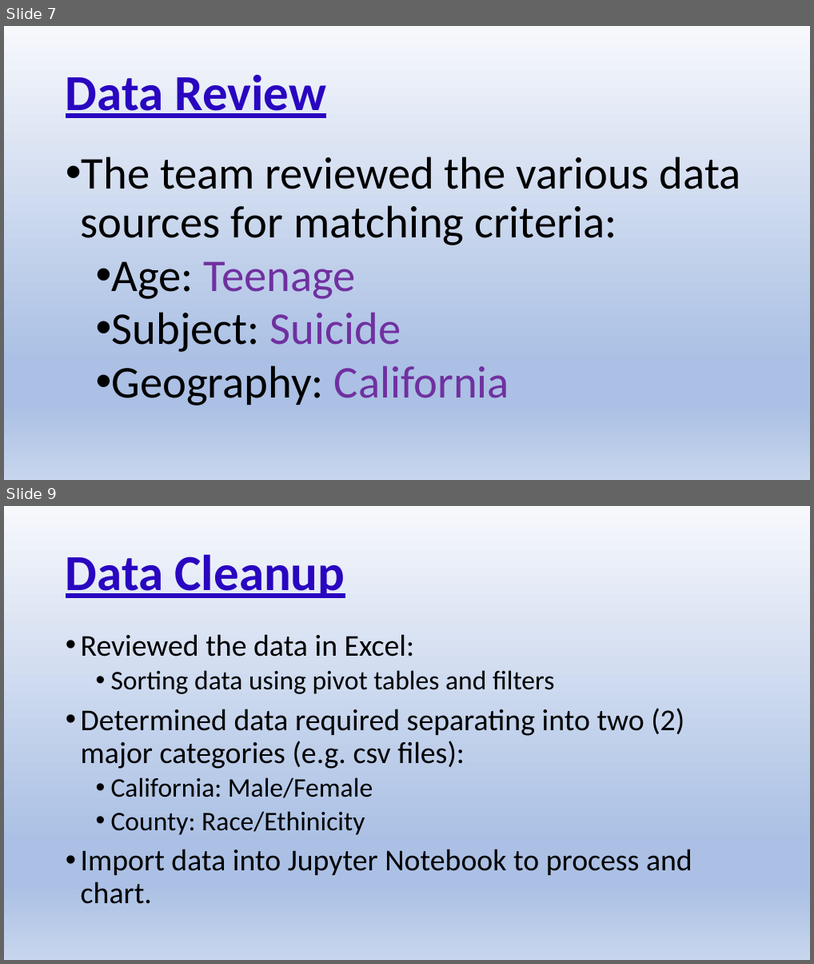
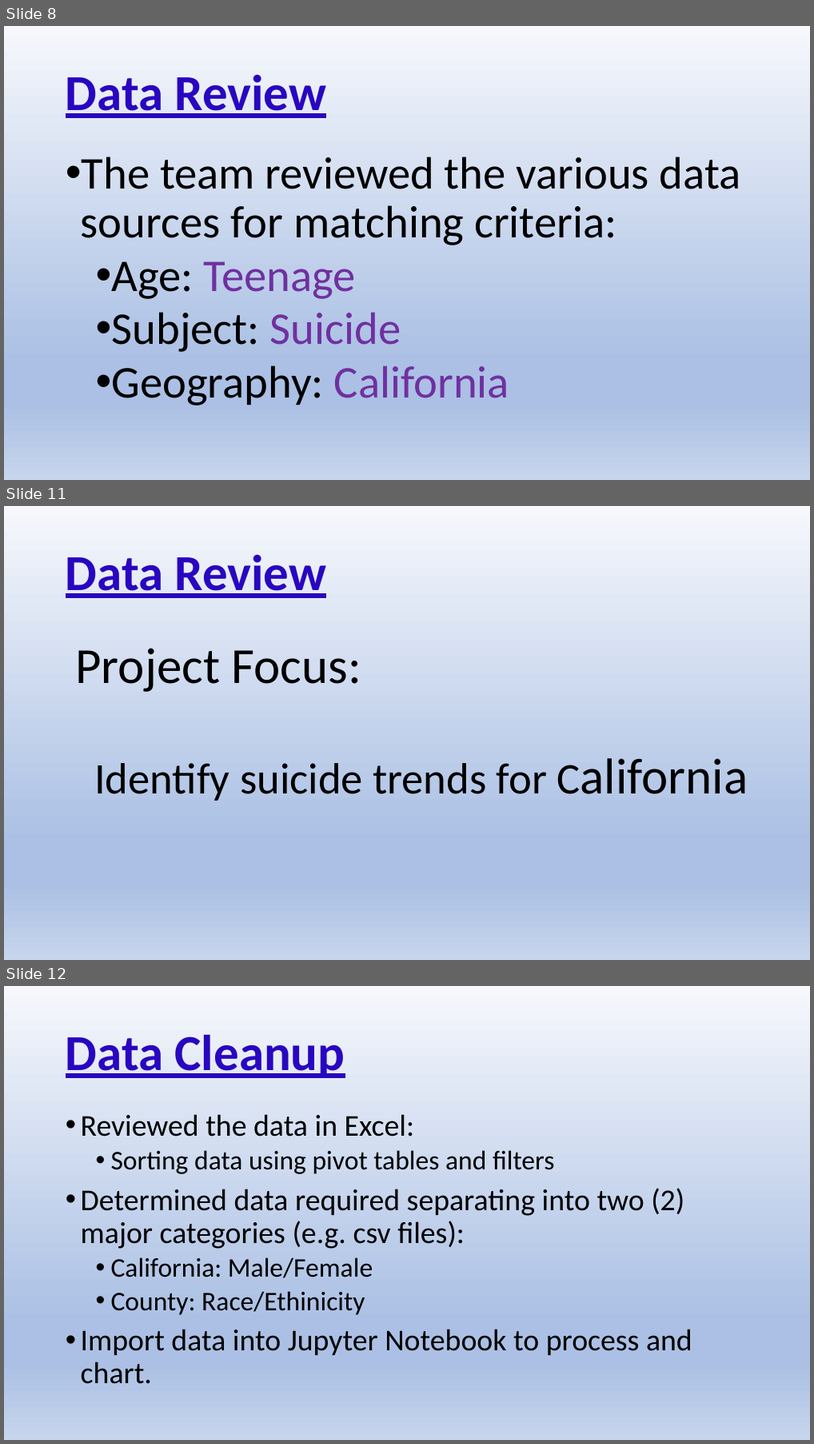
Before and after one commit to danjamthelamb/Suicide_Data_Project, a slide deck: Wed_Slides_Suicide.pptx. Shown one above the other, each under a label of ours: slides 7 and 9 before the commit, slides 8, 11 and 12 after it; the slides between them are not shown. The pictures are 814x964 and 814x1444 pixels, drawn with LibreOffice and Linux fonts; fonts in the diff are those of the drawing. Boxes give left, top, right and bottom in pixels: in the first picture for what was removed or moved away, otherwise in the second. Text is boxed around its words. In the diff, an @@ line names an element or a change of style, - is before the commit and + after.

```diff
--- a/Wed_Slides_Suicide.pptx
+++ b/Wed_Slides_Suicide.pptx
@@ slide 11 added at (x1=4, y1=506, x2=810, y2=960), background gradient #F6F8FC to #ABC0E4 to #C7D5ED @@
@@ title added at (x1=66, y1=555, x2=326, y2=598), 60 pt, text #2906C0, bold, underline @@
+Data Review
@@ text added at (x1=75, y1=648, x2=547, y2=800), 52 pt, text #000000 @@
+Project Focus:
+    Identify suicide trends for California
@@ what was slide 7 is now slide 8 @@
@@ what was slide 9 is now slide 12 @@
```
Also in this commit, not shown: 4 slides changed, 2 other slides added.
